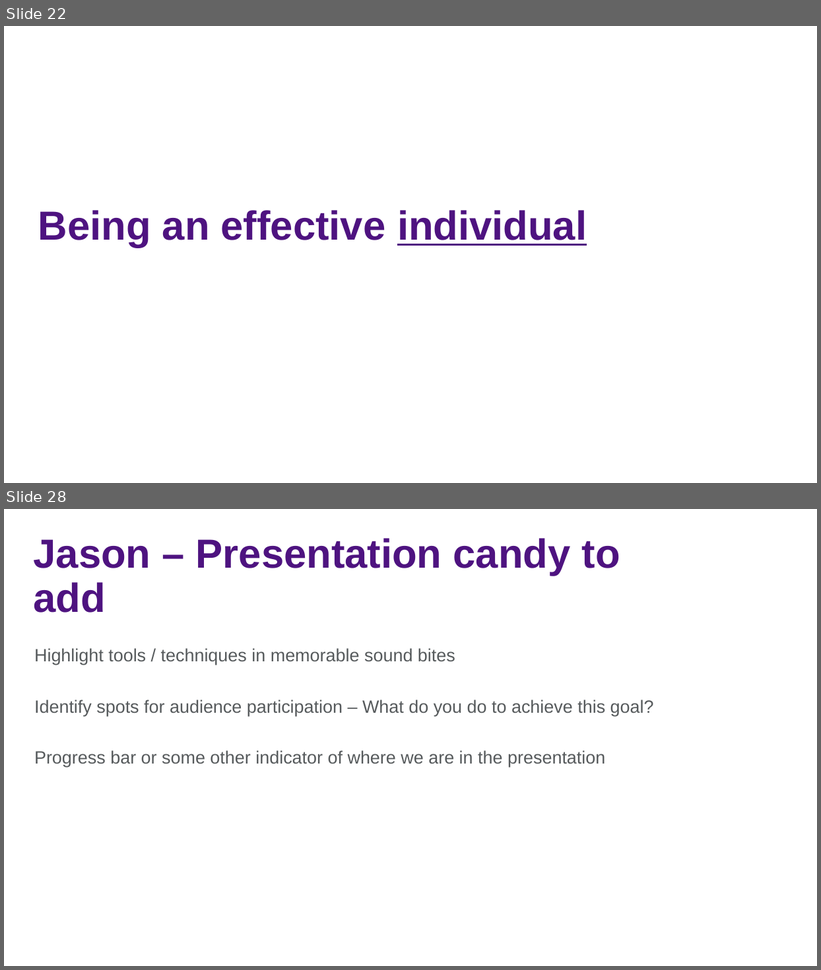
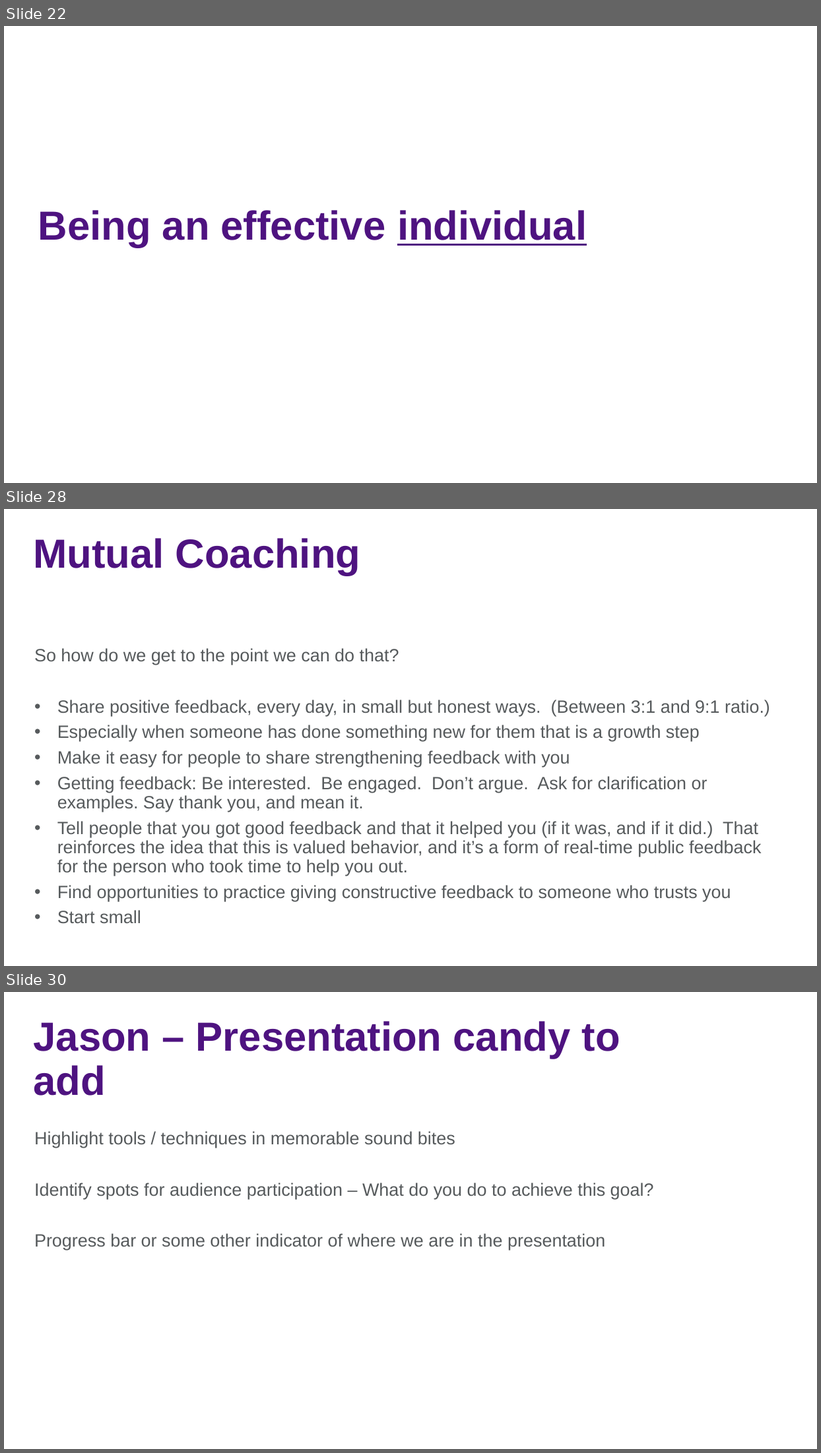
Before and after one commit to jasonjwood/presentations, a slide deck: InFusion2016 - Getting It Done - Jason Wood.pptx. Shown one above the other, each under a label of ours: slides 22 and 28 before the commit, slides 22, 28 and 30 after it; the slides between them are not shown. The pictures are 821x970 and 821x1453 pixels, drawn with LibreOffice and Linux fonts; fonts in the diff are those of the drawing; background and template pictures are left out. Boxes give left, top, right and bottom in pixels: in the first picture for what was removed or moved away, otherwise in the second. Text is boxed around its words. In the diff, an @@ line names an element or a change of style, - is before the commit and + after.

```diff
--- a/InFusion2016 - Getting It Done - Jason Wood.pptx
+++ b/InFusion2016 - Getting It Done - Jason Wood.pptx
@@ slide 28 added at box(4, 509, 817, 966), background picture (left out) @@
@@ title added at box(34, 538, 360, 576), 48 pt, text #4E1380, bold @@
+Mutual Coaching
@@ text added at box(34, 648, 770, 924), 21 pt, text #565A5C @@
+So how do we get to the point we can do that?
+• Share positive feedback, every day, in small but honest ways. (Between 3:1 and 9:1 ratio.)
+• Especially when someone has done something new for them that is a growth step
+• Make it easy for people to share strengthening feedback with you
+• Getting feedback: Be interested. Be engaged. Don’t argue. Ask for clarification or examples. Say thank you, and mean it.
+• Tell people that you got good feedback and that it helped you (if it was, and if it did.) That reinforces the idea that this is valued behavior, and it’s a form of real-time public feedback for the person who took time to help you out.
+• Find opportunities to practice giving constructive feedback to someone who trusts you
+• Start small
@@ what was slide 28 is now slide 30 @@
```
Also in this commit, not shown: 5 slides changed, 1 other slide added.
